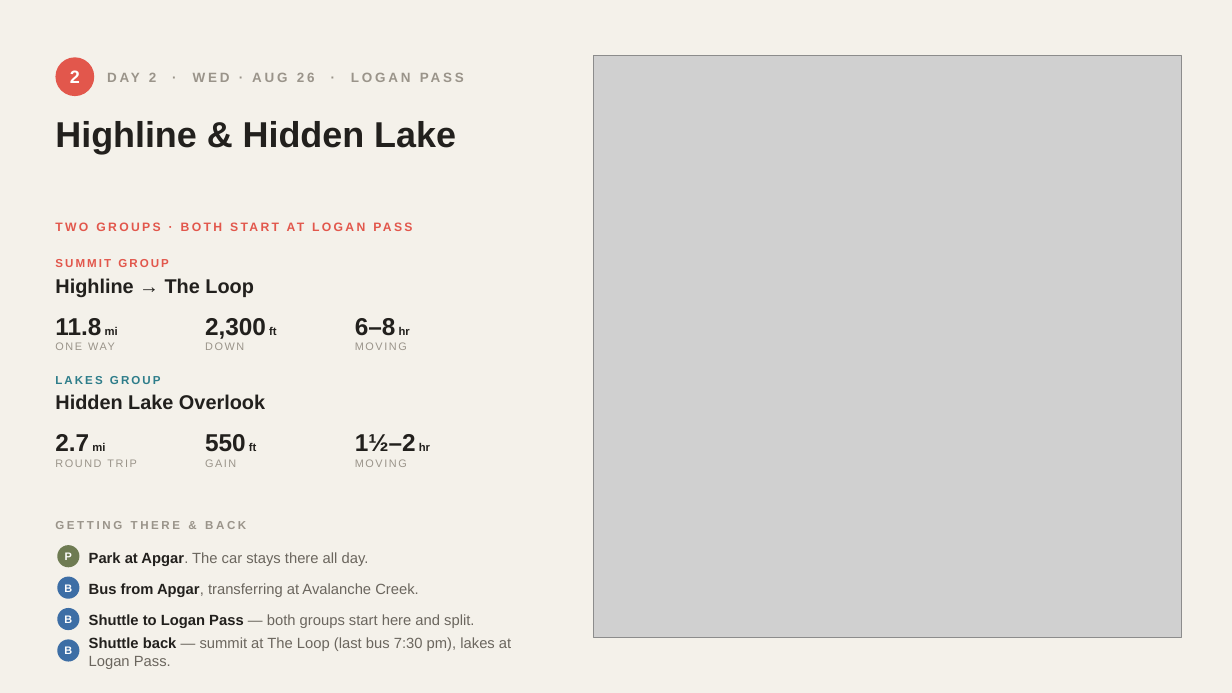
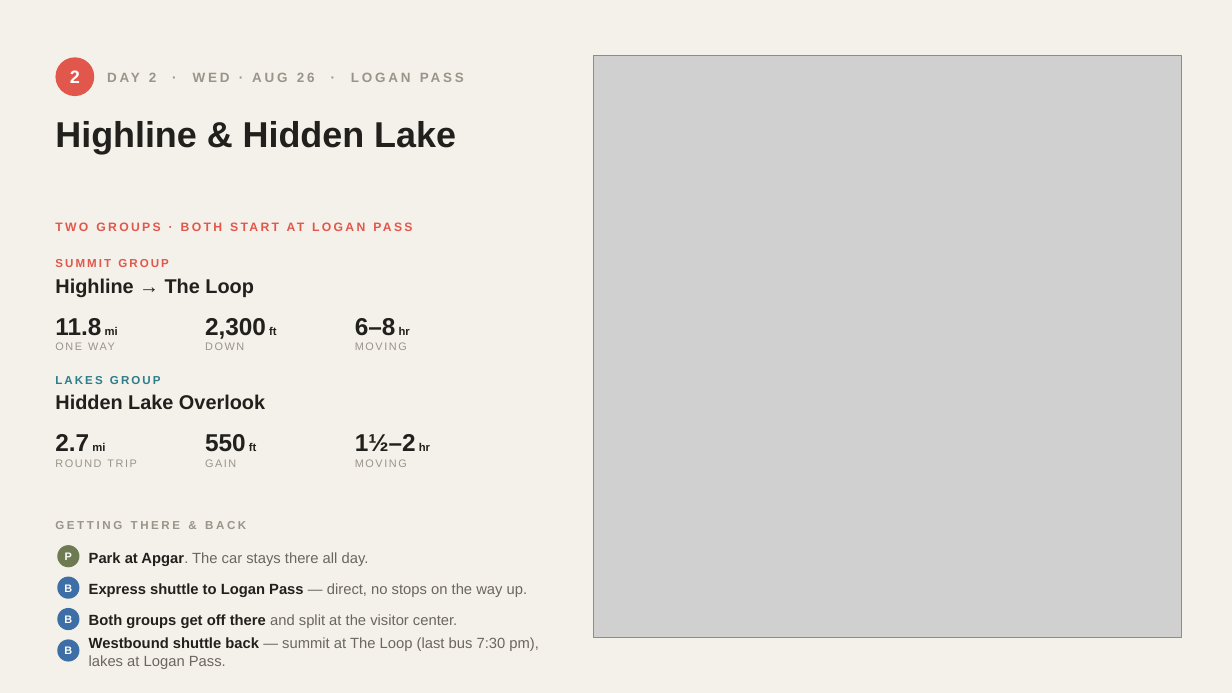
Before and after one commit to ananatalie828-prog/paper-trail, a slide deck: slide 4 of hikes/slides/glacier-hikes.pptx. Drawn at 1232x693 pixels with LibreOffice and Linux fonts; fonts in the diff are those of the drawing; grey boxes stand for pictures. Boxes give left, top, right and bottom in pixels: in the first picture for what was removed or moved away, otherwise in the second. Text is boxed around its words. In the diff, an @@ line names an element or a change of style, - is before the commit and + after.

```diff
--- a/hikes/slides/glacier-hikes.pptx
+++ b/hikes/slides/glacier-hikes.pptx
@@ text at <box>89,583,528,597</box>: text changed @@
-Bus from Apgar, transferring at Avalanche Creek.
+Express shuttle to Logan Pass — direct, no stops on the way up.
@@ text at <box>89,614,457,628</box>: text changed @@
-Shuttle to Logan Pass — both groups start here and split.
+Both groups get off there and split at the visitor center.
@@ text at <box>89,637,539,669</box>: text changed @@
-Shuttle back — summit at The Loop (last bus 7:30 pm), lakes at Logan Pass.
+Westbound shuttle back — summit at The Loop (last bus 7:30 pm), lakes at Logan Pass.
```
Also in this commit, not shown: 1 other slide changed, 12 other files.
